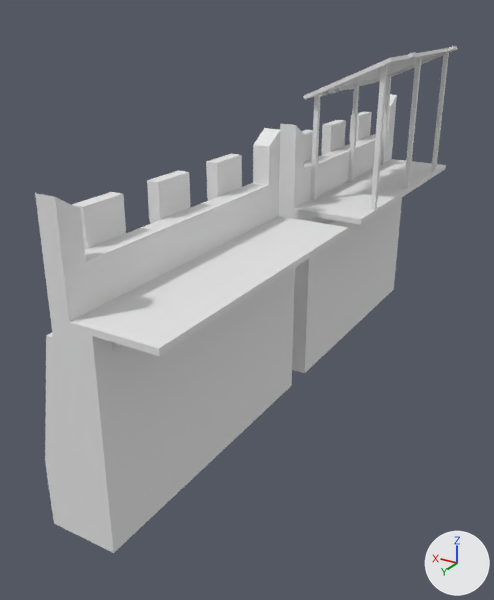
Before and after pictures for a commit that changed the FBX model Environment/Buildings/Wall_Tower/Walls.fbx.
One viewpoint serves both versions: a 50 mm lens placed at (-1.96, 2.53, 2.62), pointed at (0.3, -1.24, 0.74). Arrows for +X, +Y and +Z are at lower right; the lights stay in place. Where no turn or scale is listed for an object, it has been applied to the vertices.

Objects in the first picture: 'Wall1', 'Wall2'.
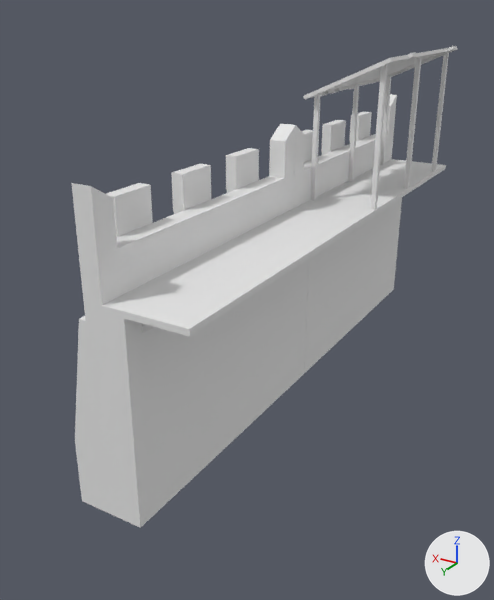
Location of each change, (x1, y1, x2, y2) in pixels of the pictures (494 x 600 px):
'Wall1', moved
    before: (35, 128, 348, 553)
    after: (72, 124, 361, 528)

Edits to the bpy script that builds the scene:
```text
Change ob_wall1:
    ob_wall1.location: (0.0, -0.489, 0.0) -> (0.0, -0.708, 0.0)
```
